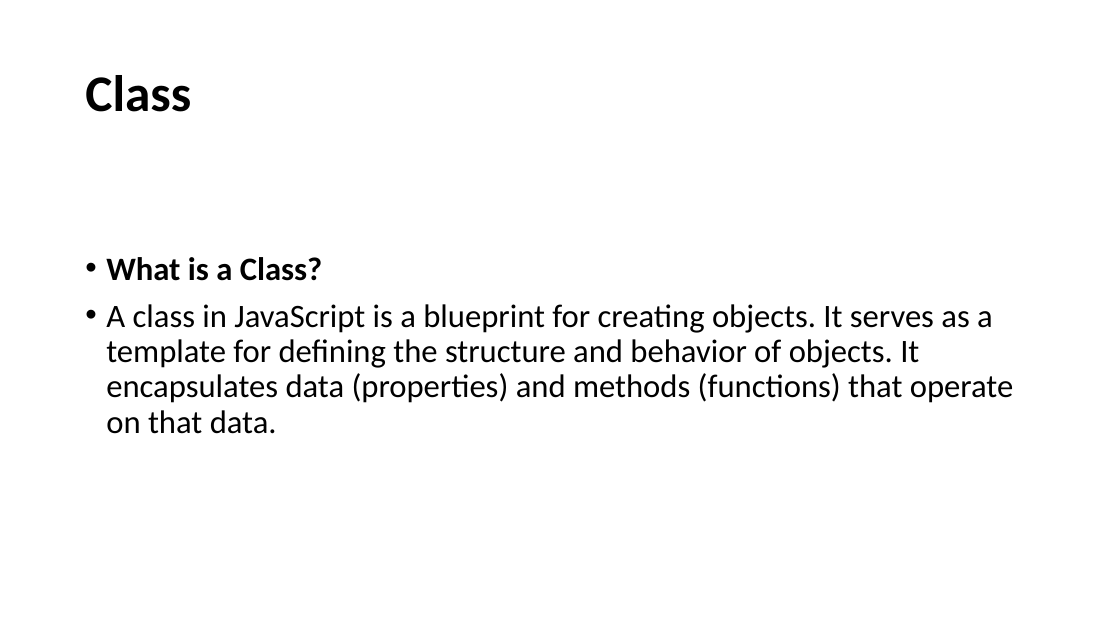
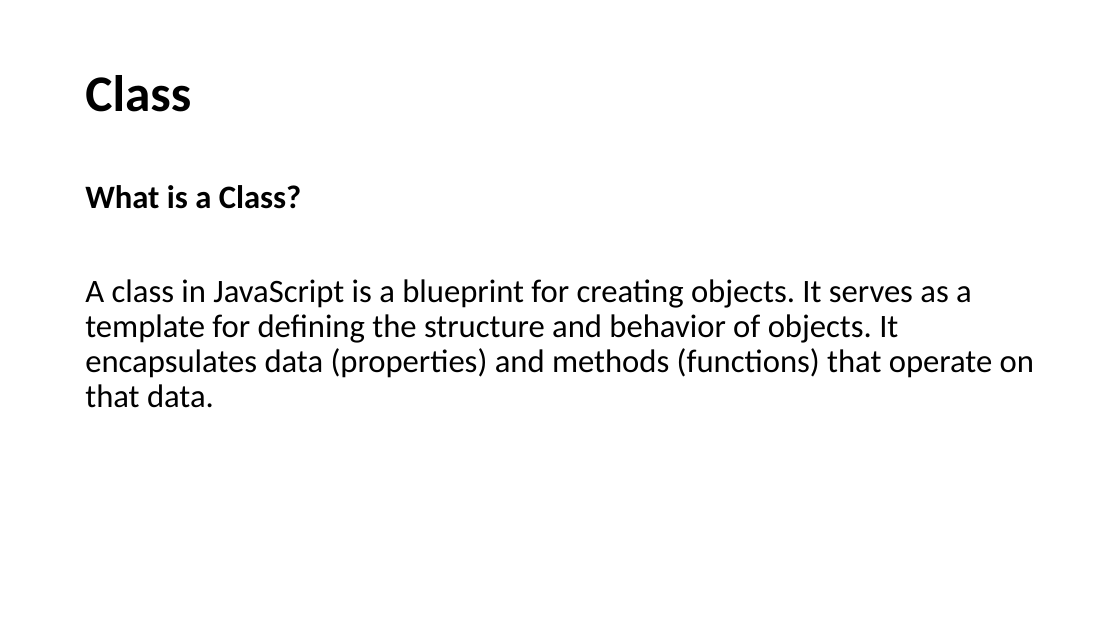
Before and after one commit to SethLK/JavaScript-Wizard-Course-for-Beginners, a slide deck: slide 51 of JavaScript Master Course for Beginners.pptx. Drawn at 1120x630 pixels with LibreOffice and Linux fonts; fonts in the diff are those of the drawing. Boxes give left, top, right and bottom in pixels: in the first picture for what was removed or moved away, otherwise in the second. Text is boxed around its words. In the diff, an @@ line names an element or a change of style, - is before the commit and + after.

```diff
--- a/JavaScript Master Course for Beginners.pptx
+++ b/JavaScript Master Course for Beginners.pptx
@@ text "What is a Class?": place and size @@
-text "What is a Class?" at <box>106,257,1013,434</box>
+text "What is a Class?" at <box>85,185,1034,408</box>
@@ text "What is a Class?" at <box>85,185,1034,408</box>: bullet • to none @@
```
Also in this commit, not shown: 8 other slides changed, 15 slides added.
